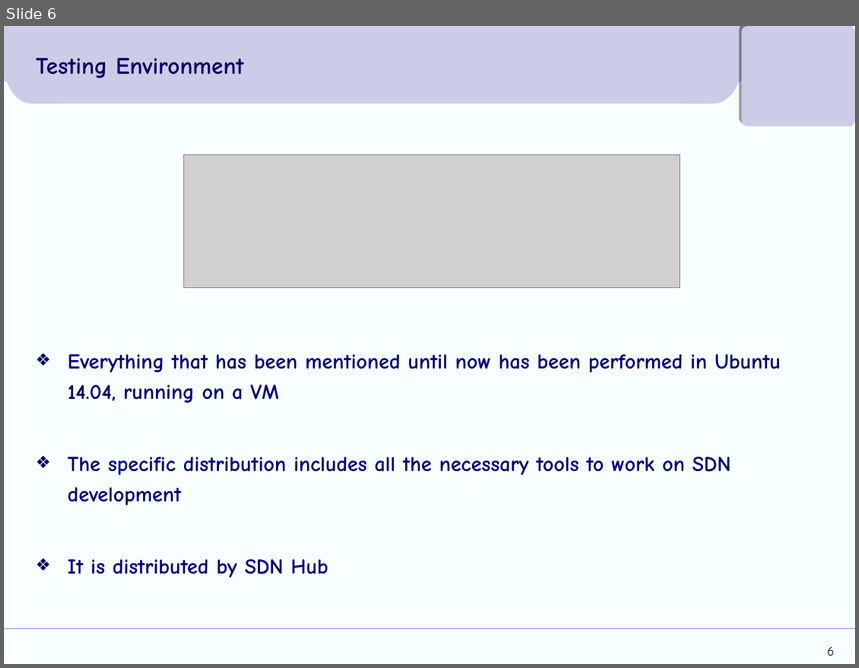
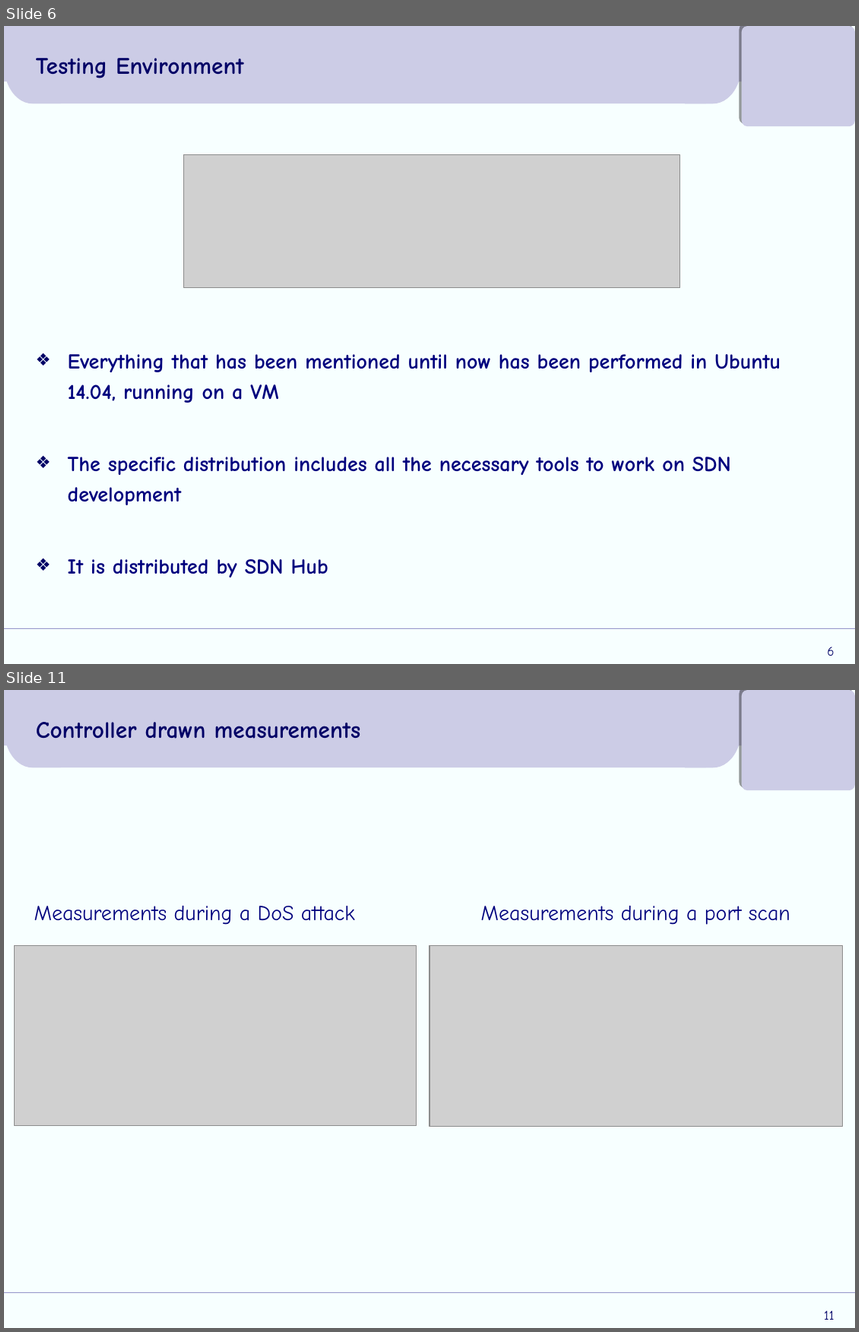
Before and after one commit to arkon65/A-secure-SDN-infrastructure, a slide deck: Πτυχιακή_Παρουσίαση.ppt. Shown one above the other, each under a label of ours: slide 6 before the commit, slides 6 and 11 after it; the slides between them are not shown. The pictures are 859x668 and 859x1332 pixels, drawn with LibreOffice and Linux fonts; fonts in the diff are those of the drawing; grey boxes stand for pictures; background and template pictures are left out. Boxes give left, top, right and bottom in pixels: in the first picture for what was removed or moved away, otherwise in the second. Text is boxed around its words. In the diff, an @@ line names an element or a change of style, - is before the commit and + after.

```diff
--- a/Πτυχιακή_Παρουσίαση.ppt
+++ b/Πτυχιακή_Παρουσίαση.ppt
@@ slide 11 added at (4,690,855,1328), background #F7FFFF; not listed: 6 template elements that a slide beside it also shows @@
@@ title added at (36,722,361,739), 20 pt, text #000066, bold @@
+Controller drawn measurements
@@ text added at (34,906,355,925), 18 pt, text #00007D @@
+Measurements during a DoS attack
@@ text added at (481,906,791,925), 18 pt, text #00007D @@
+Measurements during a port scan
@@ picture added at (14,946,416,1127) @@
@@ picture added at (430,946,842,1128) @@
@@ page number added at (824,1311,835,1320), 11 pt, text #000066 @@
+11
```
Also in this commit, not shown: 4 slides changed, 4 other slides added, 3 slides removed.
